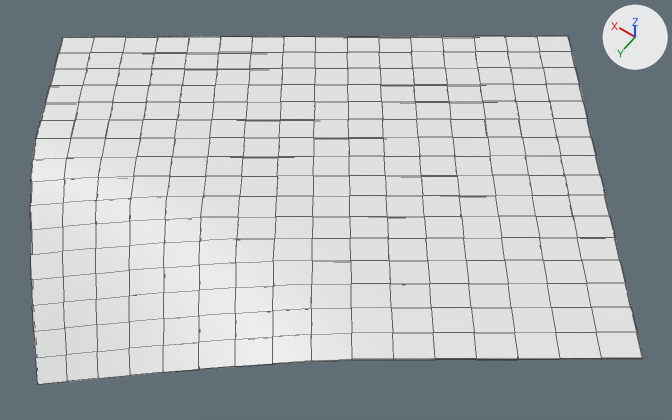
Two versions of the Blender file 3D assets/Alchemy Chart/alchemy-chart.blend, one commit apart.
Before and after are seen from a camera (50 mm lens) standing at (-0.222, 0.197, 0.36) and looking at (-0.038, -0.059, -0.044). Lighting does not change. The marker at upper right points along +X, +Y and +Z. Mesh edges are drawn as thin lines. The same objects are shown in both versions, whatever each file hides.

Names of what the first picture shows: 'SM_AlchemyChart'.
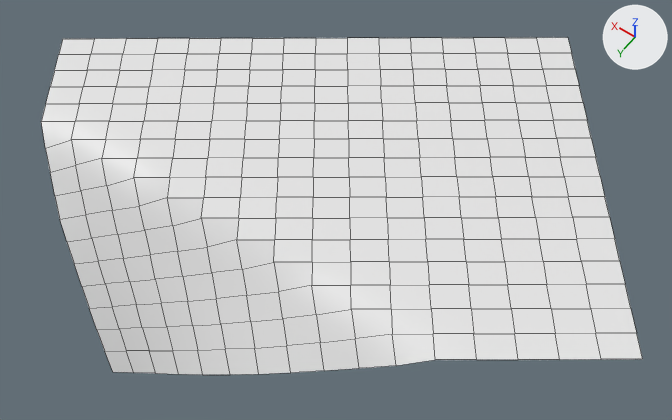
Changed parts and their boxes [x1, y1, x2, y2] in the pictures (672 x 420 px):
'SM_AlchemyChart', reshaped
    before: [30, 36, 643, 384]
    after: [41, 37, 642, 375]
part 1 of me_cube_001, cut back
    before: [30, 36, 643, 384]
    after: [41, 121, 435, 375]

The change, as a diff of the scene's bpy script:
```diff
--- a/3D assets/Alchemy Chart/alchemy-chart.blend.py
+++ b/3D assets/Alchemy Chart/alchemy-chart.blend.py
@@ me_cube_001 @@
 # used by ob_sm_alchemychart; location = (0.0, 0.0, 0.0)
-me_cube_001.from_pydata(...)  # 578 vertices, 576 faces; spans x -0.214..0.142, y -0.211..0.109, z -0.05..0.001
+me_cube_001.from_pydata(...)  # 289 vertices, 256 faces; spans x -0.214..0.142, y -0.211..0.069, z -0.097..0.0
+# me_cube_001 part 1: 66 vertices moved from x -0.126..0.096, y 0.02..0.108, z -0.05..0.0 to x -0.126..0.096, y 0.017..0.069, z -0.097..-0.008; 289 vertices removed from x -0.214..0.142, y -0.211..0.109, z -0.05..0.001
 me_cube_001.materials.append(mat_m_alchemychart)
```
